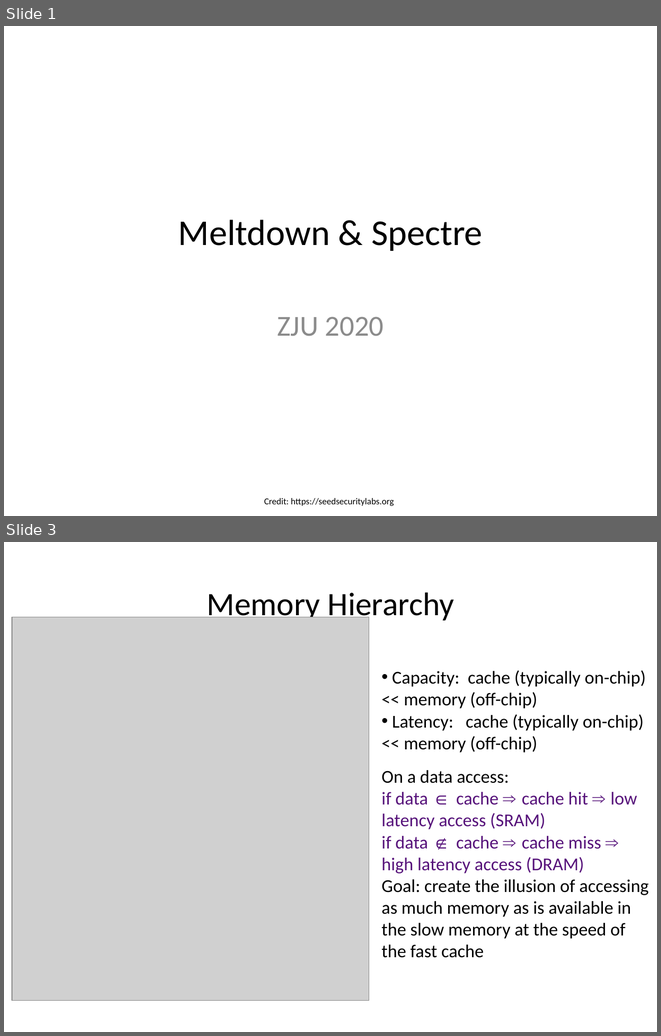
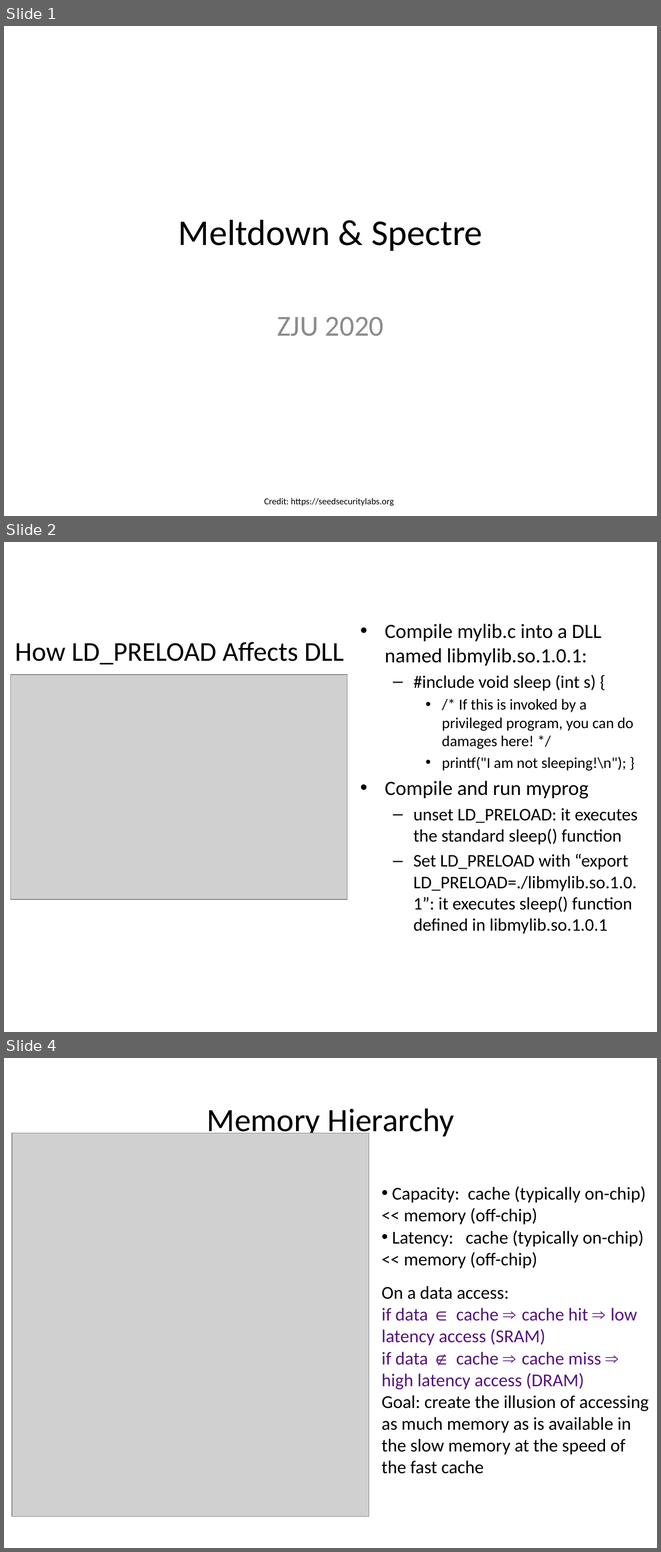
Before and after one commit to gulaoshi/gu.github.io, a slide deck: InfoSec/PPTs/Labs/Bak/Lab5-6-Meltdown&Spectre bak.pptx. Shown one above the other, each under a label of ours: slides 1 and 3 before the commit, slides 1, 2 and 4 after it; the slides between them are not shown. The pictures are 661x1036 and 661x1552 pixels, drawn with LibreOffice and Linux fonts; fonts in the diff are those of the drawing; grey boxes stand for pictures. Boxes give left, top, right and bottom in pixels: in the first picture for what was removed or moved away, otherwise in the second. Text is boxed around its words. In the diff, an @@ line names an element or a change of style, - is before the commit and + after.

```diff
--- a/InfoSec/PPTs/Labs/Bak/Lab5-6-Meltdown&Spectre bak.pptx
+++ b/InfoSec/PPTs/Labs/Bak/Lab5-6-Meltdown&Spectre bak.pptx
@@ slide 2 added at (x1=4, y1=542, x2=657, y2=1032), background #FFFFFF @@
@@ text added at (x1=385, y1=624, x2=638, y2=934), 19.6 pt, text #000000 @@
+• Compile mylib.c into a DLL named libmylib.so.1.0.1:
+  – #include void sleep (int s) {
+    • /* If this is invoked by a privileged program, you can do damages here! */
+    • printf("I am not sleeping!\n"); }
+• Compile and run myprog
+  – unset LD_PRELOAD: it executes the standard sleep() function
+  – Set LD_PRELOAD with “export LD_PRELOAD=./libmylib.so.1.0.1”: it executes sleep() function defined in libmylib.so.1.0.1
@@ title added at (x1=15, y1=642, x2=344, y2=664), 30 pt, text #000000 @@
+How LD_PRELOAD Affects DLL
@@ picture added at (x1=10, y1=674, x2=347, y2=899) @@
@@ what was slide 3 is now slide 4 @@
```
Also in this commit, not shown: 1 slide changed, 2 other files.
